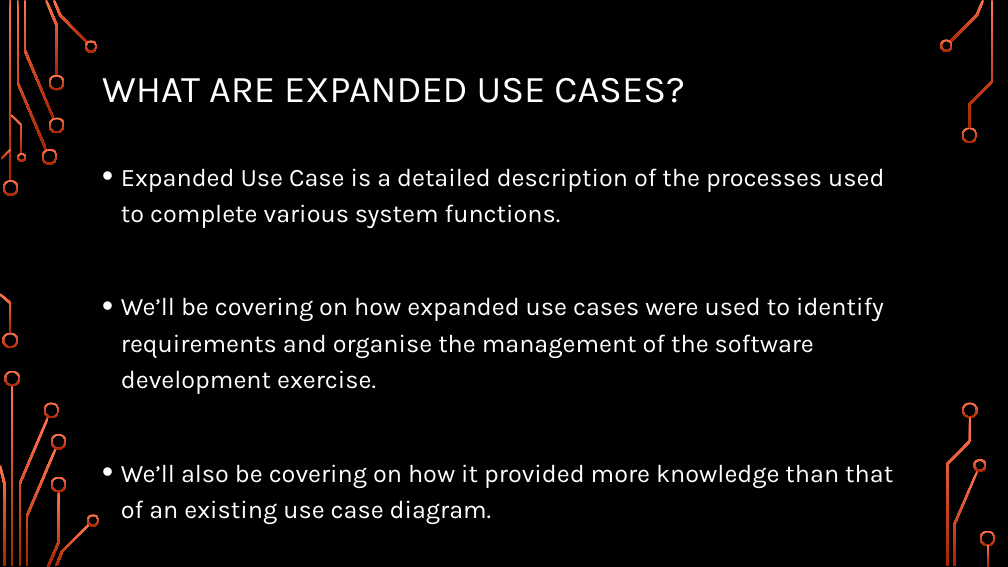
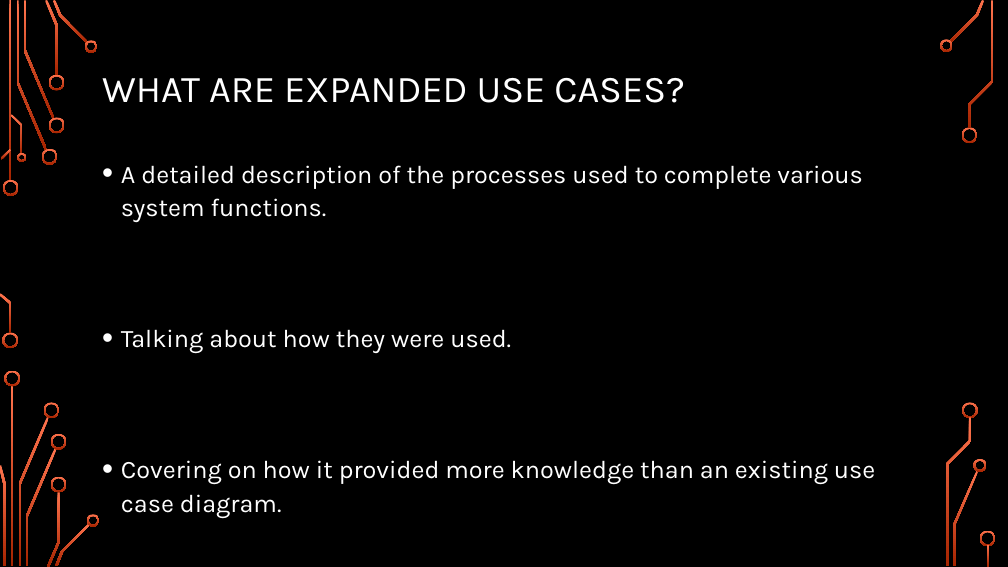
Before and after one commit to CodeBreaker707/Software-Systems-Development, a slide deck: slide 2 of Topic 2 - AE1.pptx. Drawn at 1008x567 pixels with LibreOffice and Linux fonts; fonts in the diff are those of the drawing; background and template pictures are left out. Boxes give left, top, right and bottom in pixels: in the first picture for what was removed or moved away, otherwise in the second. Text is boxed around its words. In the diff, an @@ line names an element or a change of style, - is before the commit and + after.

```diff
--- a/Topic 2 - AE1.pptx
+++ b/Topic 2 - AE1.pptx
@@ text at bbox=[121, 165, 875, 518]: text changed @@
-• Expanded Use Case is a detailed description of the processes used to complete various system functions.
-• We’ll be covering on how expanded use cases were used to identify requirements and organise the management of the software development exercise.
-• We’ll also be covering on how it provided more knowledge than that of an existing use case diagram.
+• A detailed description of the processes used to complete various system functions.
+• Talking about how they were used.
+• Covering on how it provided more knowledge than an existing use case diagram.
```
Also in this commit, not shown: 6 other slides changed, 3 other files.
